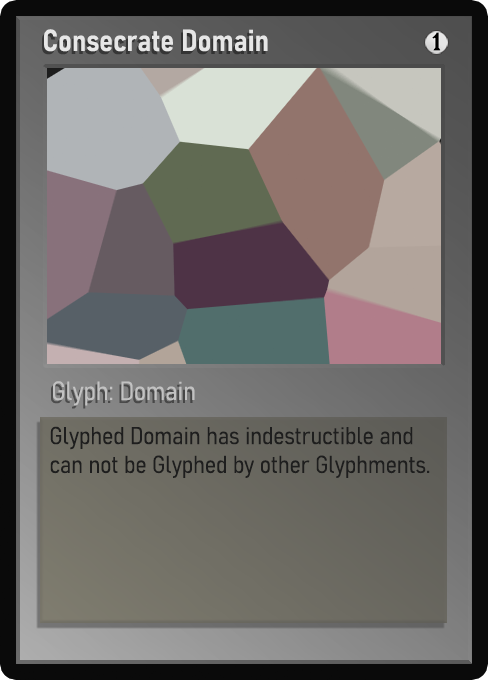
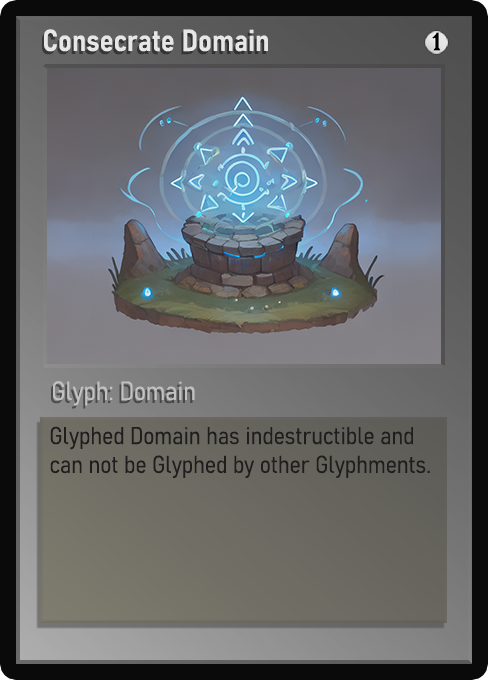
Layered file, before and after one edit (w=488, h=680). Changes by layer:
painted on "Name" over [left=44, top=29, right=268, bottom=52]
painted on "Class" over [left=53, top=382, right=188, bottom=406]
painted on "Desc_norm" over [left=50, top=427, right=430, bottom=478]
painted on "Artwork" over [left=47, top=68, right=441, bottom=364]
